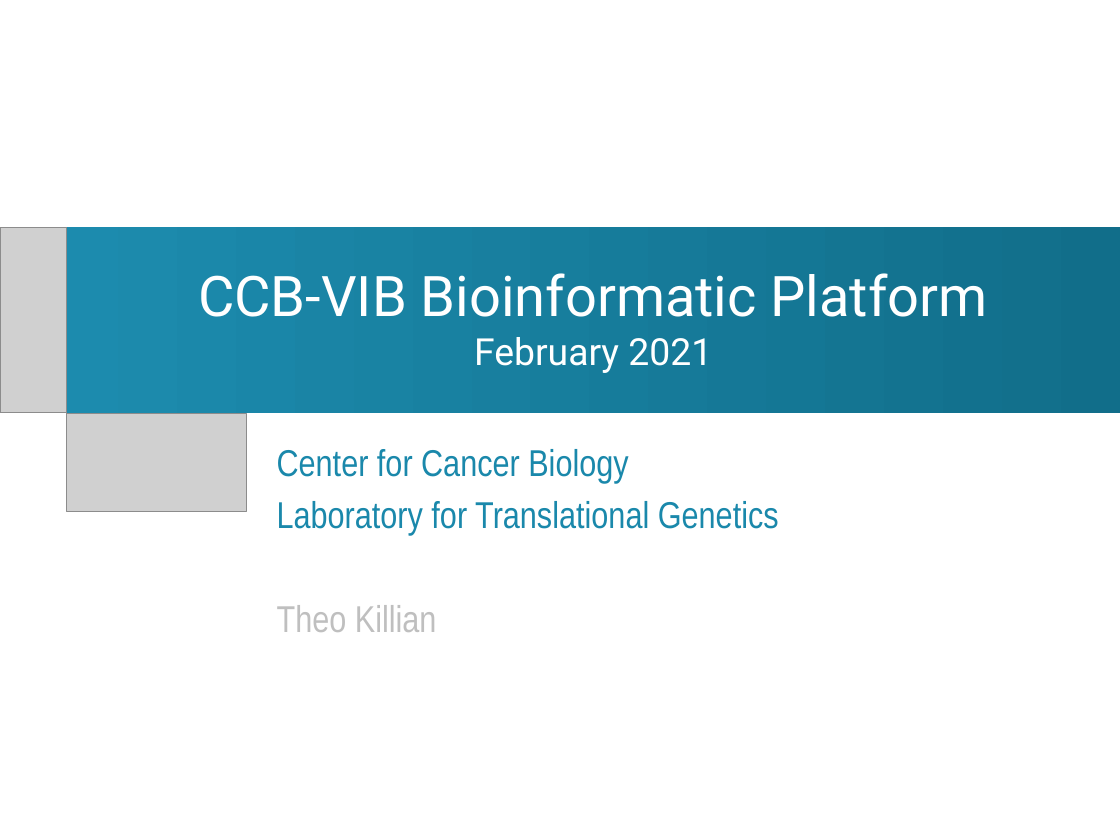
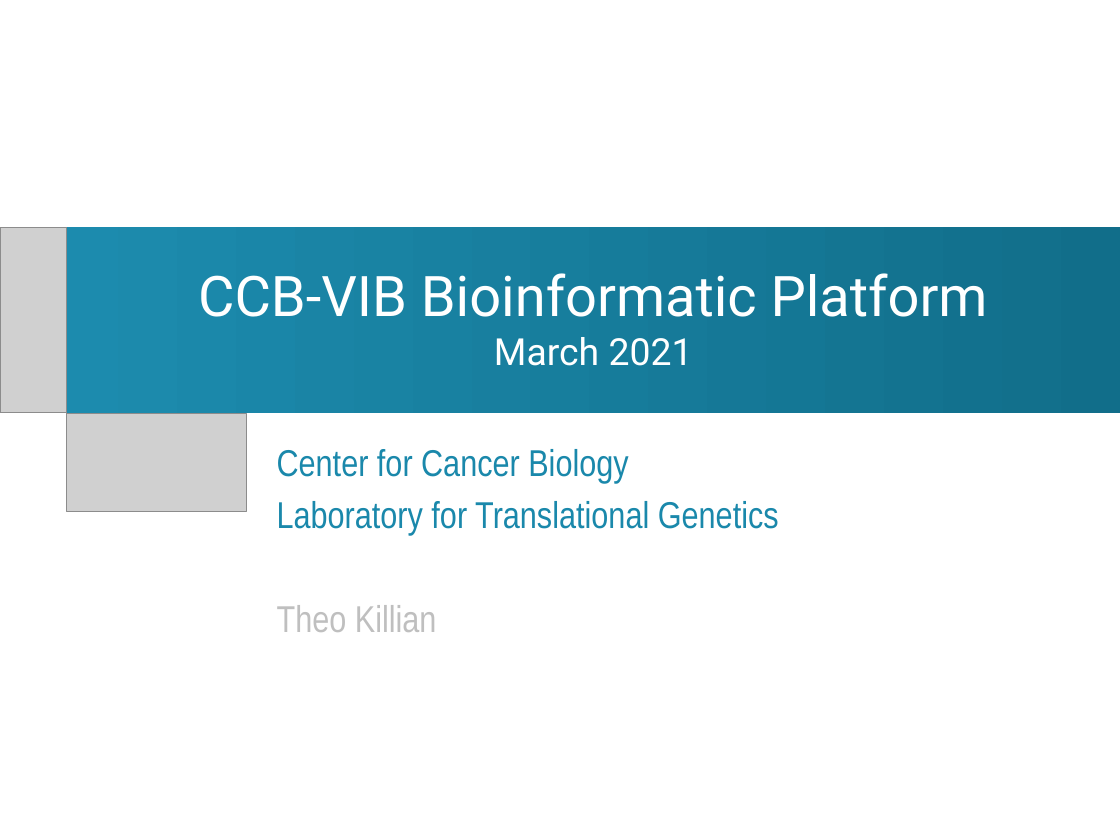
Before and after one commit to ccb-vib/ccb_project_management, a slide deck: slide 1 of group_leaders_presentation.pptx. Drawn at 1120x840 pixels with LibreOffice and Linux fonts; fonts in the diff are those of the drawing; grey boxes stand for pictures. Boxes give left, top, right and bottom in pixels: in the first picture for what was removed or moved away, otherwise in the second. Text is boxed around its words. In the diff, an @@ line names an element or a change of style, - is before the commit and + after.

Commit message:
19 march changes

```diff
--- a/group_leaders_presentation.pptx
+++ b/group_leaders_presentation.pptx
@@ title at (x1=198, y1=273, x2=988, y2=366): text changed @@
-CCB-VIB Bioinformatic Platform
-February 2021
+CCB-VIB Bioinformatic Platform
+March 2021
```
Also in this commit, not shown: 3 other slides changed, 2 slides added, 2 other files.
